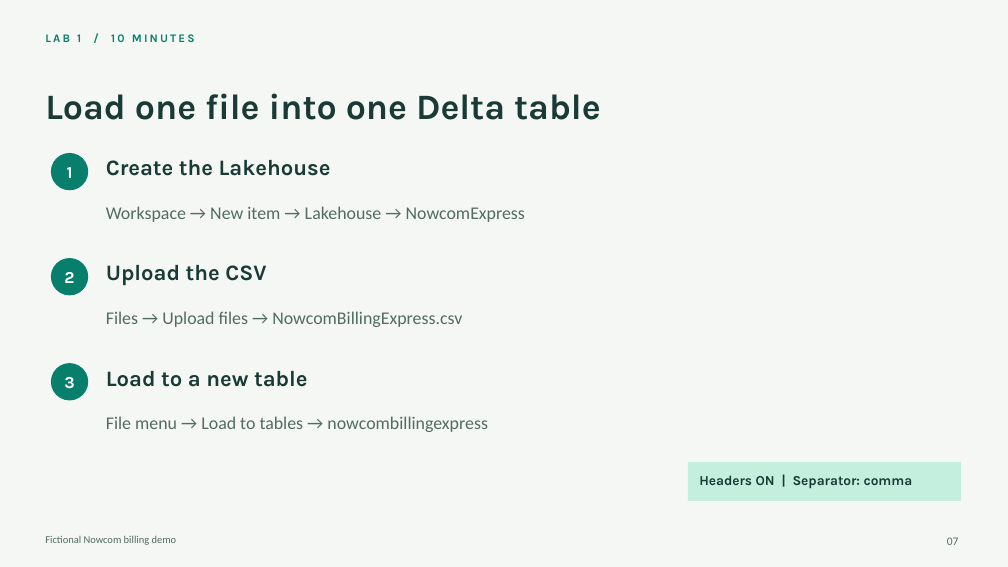
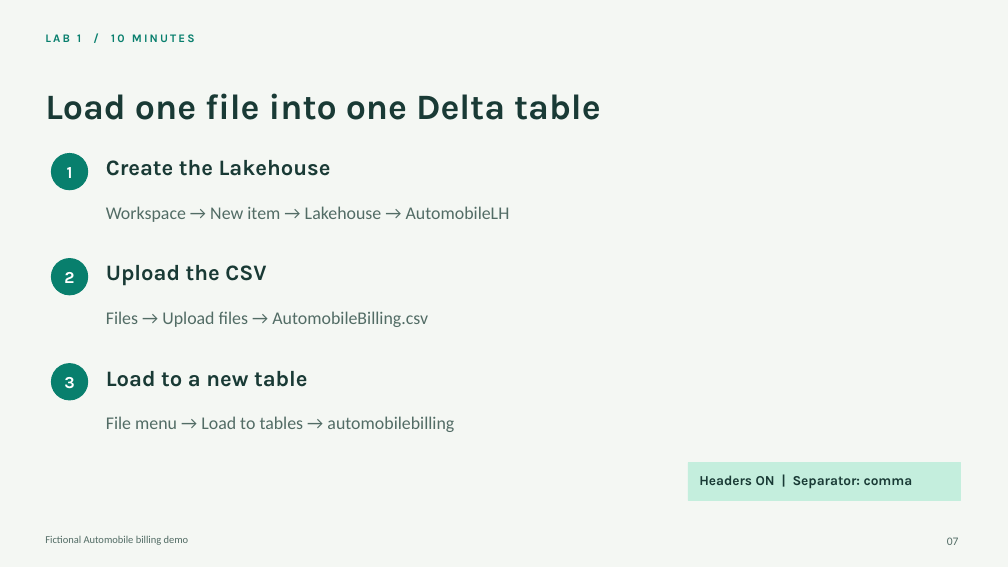
Before and after one commit to krepko7/FabricDataAgents1, a slide deck: slide 7 of workshop-express/Workshop-Express.pptx. Drawn at 1008x567 pixels with LibreOffice and Linux fonts; fonts in the diff are those of the drawing. Boxes give left, top, right and bottom in pixels: in the first picture for what was removed or moved away, otherwise in the second. Text is boxed around its words. In the diff, an @@ line names an element or a change of style, - is before the commit and + after.

```diff
--- a/workshop-express/Workshop-Express.pptx
+++ b/workshop-express/Workshop-Express.pptx
@@ text at box(106, 206, 510, 222): text changed @@
-Workspace → New item → Lakehouse → NowcomExpress
+Workspace → New item → Lakehouse → AutomobileLH
@@ text at box(106, 311, 428, 327): text changed @@
-Files → Upload files → NowcomBillingExpress.csv
+Files → Upload files → AutomobileBilling.csv
@@ text at box(106, 416, 454, 432): text changed @@
-File menu → Load to tables → nowcombillingexpress
+File menu → Load to tables → automobilebilling
@@ text at box(45, 536, 189, 545): text changed @@
-Fictional Nowcom billing demo
+Fictional Automobile billing demo
```
Also in this commit, not shown: 19 other slides changed, 11 other files.
